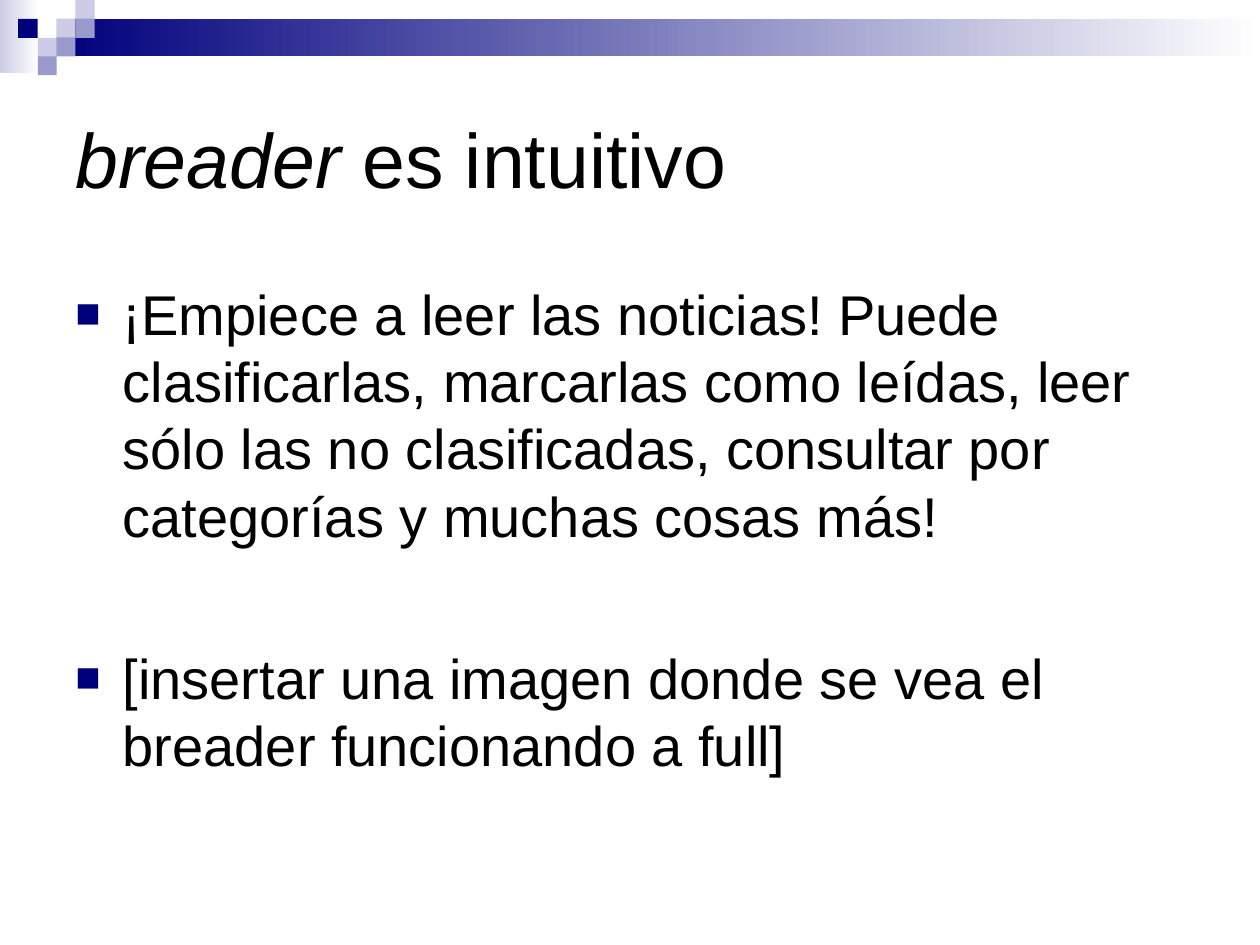
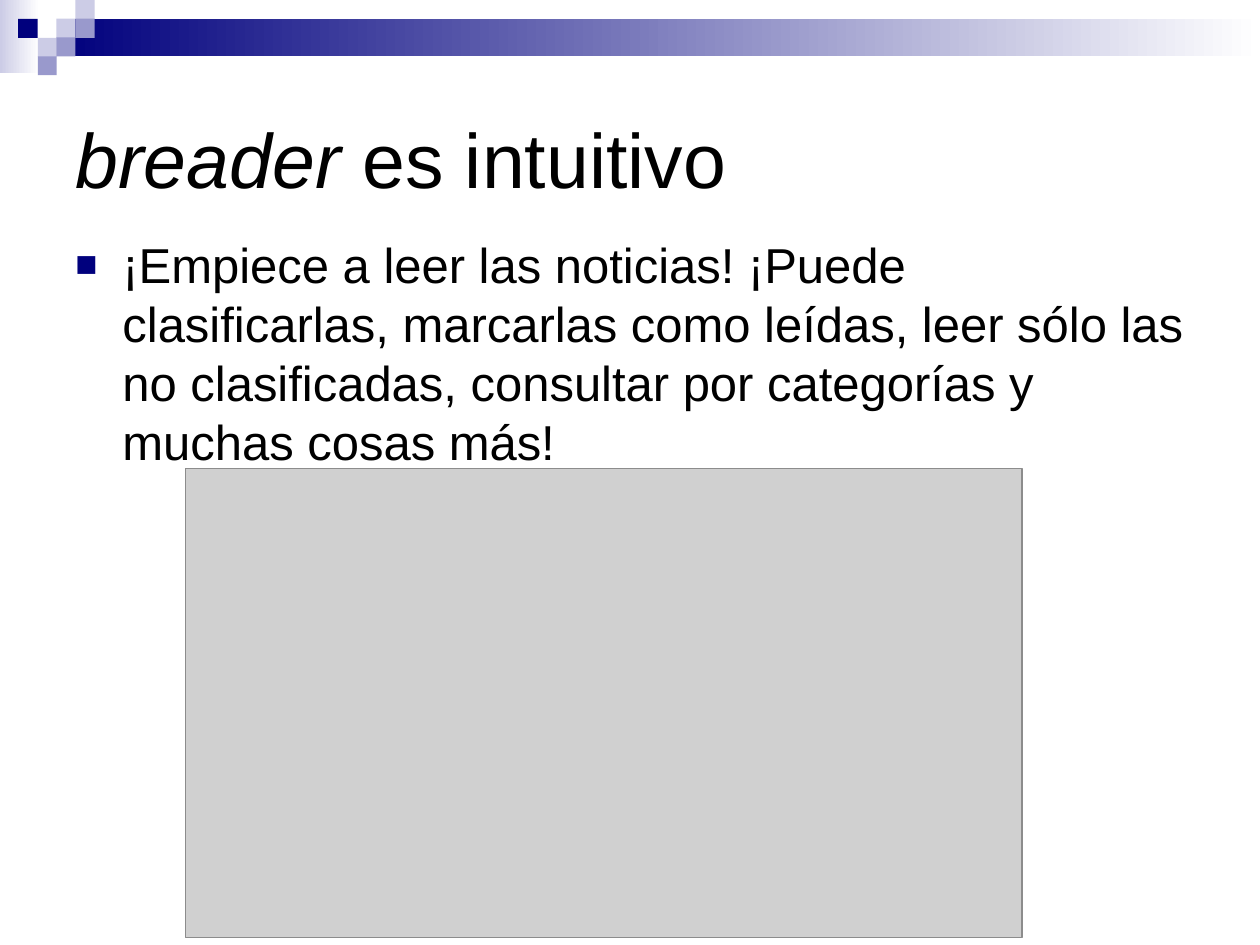
Before and after one commit to pablorusso/breader, a slide deck: slide 10 of disenio/presentacion.ppt. Drawn at 1260x945 pixels with LibreOffice and Linux fonts; fonts in the diff are those of the drawing; grey boxes stand for pictures. Boxes give left, top, right and bottom in pixels: in the first picture for what was removed or moved away, otherwise in the second. Text is boxed around its words. In the diff, an @@ line names an element or a change of style, - is before the commit and + after.

```diff
--- a/disenio/presentacion.ppt
+++ b/disenio/presentacion.ppt
@@ text at [122, 247, 1184, 470]: text changed; size 32 to 28 pt @@
-■ ¡Empiece a leer las noticias! Puede clasificarlas, marcarlas como leídas, leer sólo las no clasificadas, consultar por categorías y muchas cosas más!
-■ [insertar una imagen donde se vea el breader funcionando a full]
+■ ¡Empiece a leer las noticias! ¡Puede clasificarlas, marcarlas como leídas, leer sólo las no clasificadas, consultar por categorías y muchas cosas más!
@@ picture added at [185, 469, 1022, 937] @@
```
Also in this commit, not shown: 10 other slides changed.
